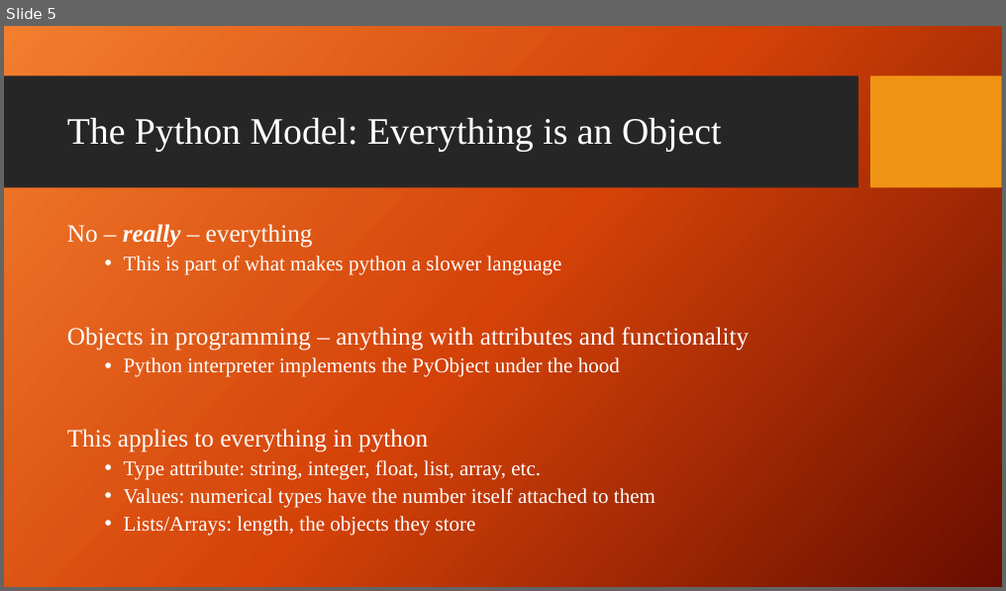
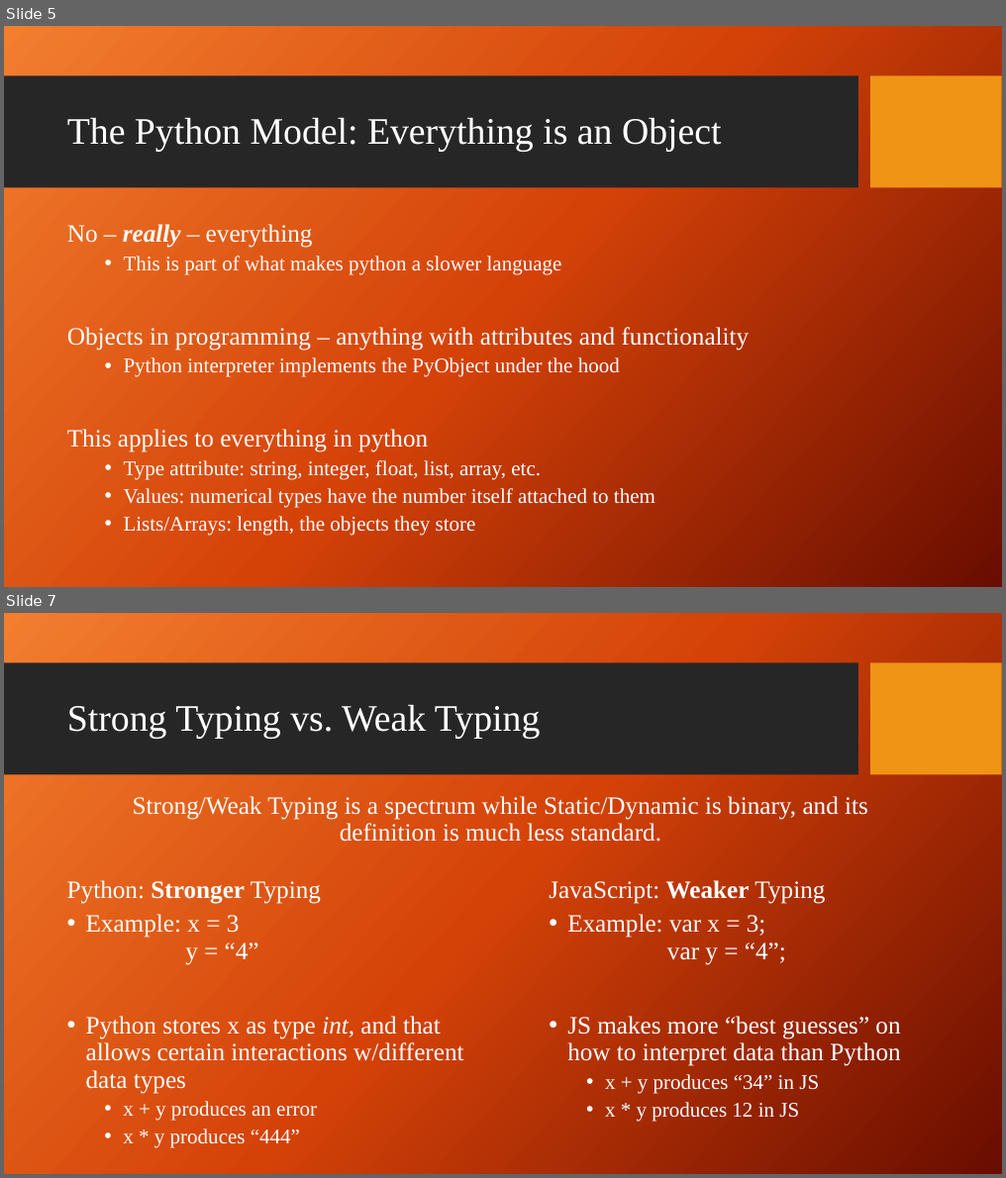
Before and after one commit to giganano/PythonBootcamp, a slide deck: slides/context.pptx. Shown one above the other, each under a label of ours: slide 5 before the commit, slides 5 and 7 after it; the slides between them are not shown. The pictures are 1006x591 and 1006x1178 pixels, drawn with LibreOffice and Linux fonts; fonts in the diff are those of the drawing; background and template pictures are left out. Boxes give left, top, right and bottom in pixels: in the first picture for what was removed or moved away, otherwise in the second. Text is boxed around its words. In the diff, an @@ line names an element or a change of style, - is before the commit and + after.

```diff
--- a/slides/context.pptx
+++ b/slides/context.pptx
@@ slide 7 added at <box>4,613,1002,1174</box>, background picture (left out); not listed: 2 template elements that a slide beside it also shows @@
@@ title added at <box>67,704,541,738</box>, 36 pt, text #FFFFFF @@
+Strong Typing vs. Weak Typing
@@ text added at <box>133,796,868,842</box>, 24 pt, text #FFFFFF @@
+Strong/Weak Typing is a spectrum while Static/Dynamic is binary, and its definition is much less standard.
@@ text added at <box>67,880,321,904</box>, 24 pt, text #FFFFFF @@
+Python: Stronger Typing
@@ text added at <box>548,880,825,904</box>, 24 pt, text #FFFFFF @@
+JavaScript: Weaker Typing
@@ text added at <box>86,914,463,1149</box>, 24 pt, text #FFFFFF @@
+• Example: x = 3
+  y = “4”
+• Python stores x as type int, and that allows certain interactions w/different data types
+  • x + y produces an error
+  • x * y produces “444”
@@ text added at <box>567,914,900,1122</box>, 24 pt, text #FFFFFF @@
+• Example: var x = 3;
+  var y = “4”;
+• JS makes more “best guesses” on how to interpret data than Python
+  • x + y produces “34” in JS
+  • x * y produces 12 in JS
```
Also in this commit, not shown: 3 slides changed, 2 other files.
